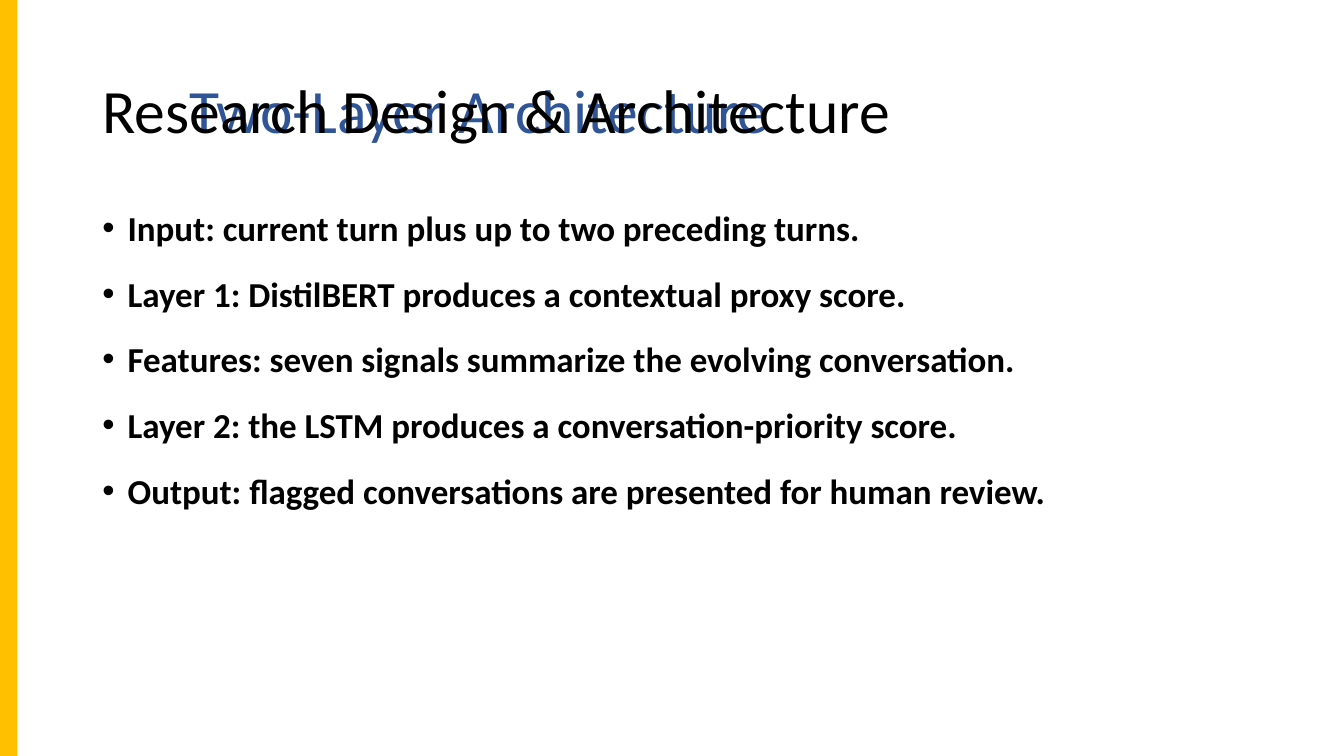
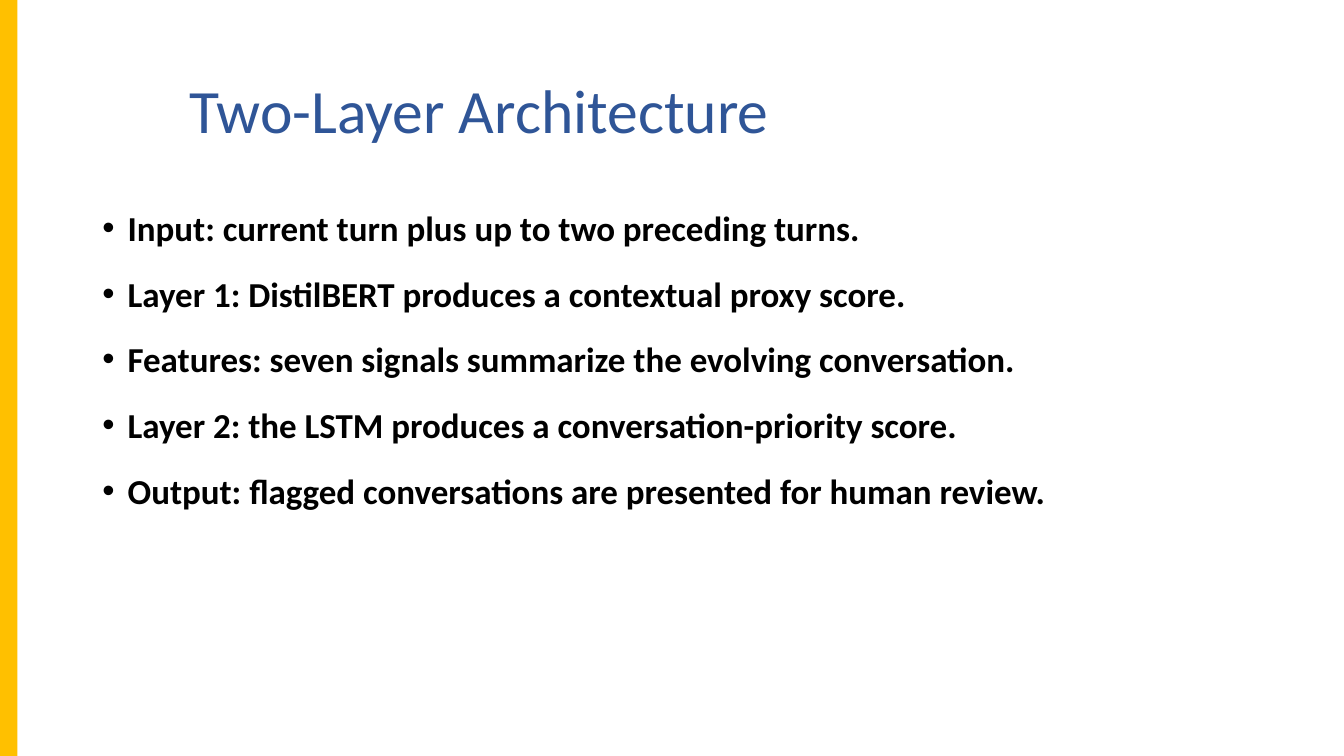
Before and after one commit to apcjomaala1/THESIS, a slide deck: slide 15 of WASD - Thesis 2 - final revised.pptx. Drawn at 1344x756 pixels with LibreOffice and Linux fonts; fonts in the diff are those of the drawing; background and template pictures are left out. Boxes give left, top, right and bottom in pixels: in the first picture for what was removed or moved away, otherwise in the second. Text is boxed around its words. In the diff, an @@ line names an element or a change of style, - is before the commit and + after.

```diff
--- a/WASD - Thesis 2 - final revised.pptx
+++ b/WASD - Thesis 2 - final revised.pptx
@@ title removed at (102, 90, 889, 144) @@
-Research Design & Architecture
```
Also in this commit, not shown: 15 other slides changed, 5 slides removed, 14 other files.
